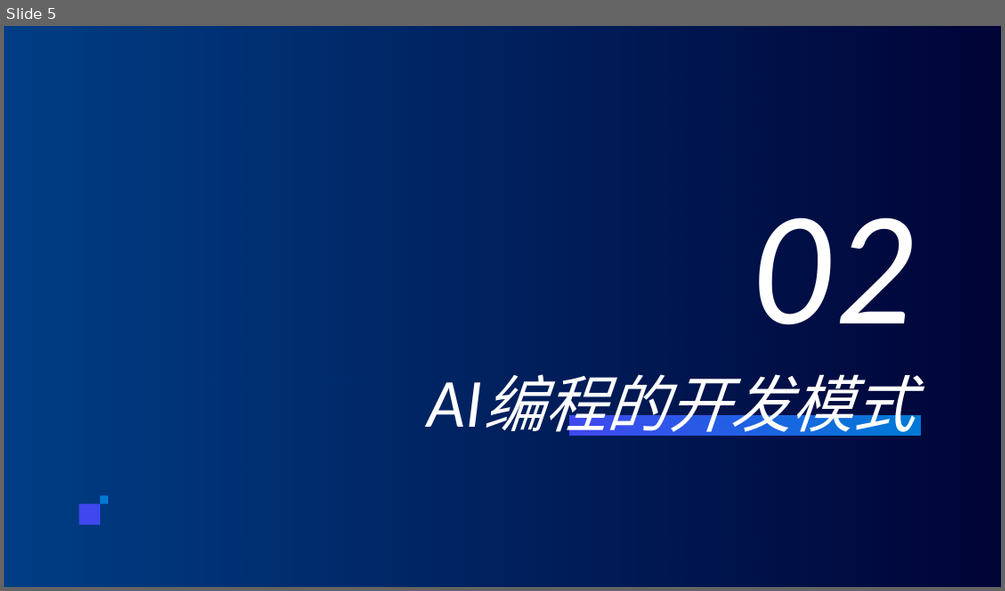
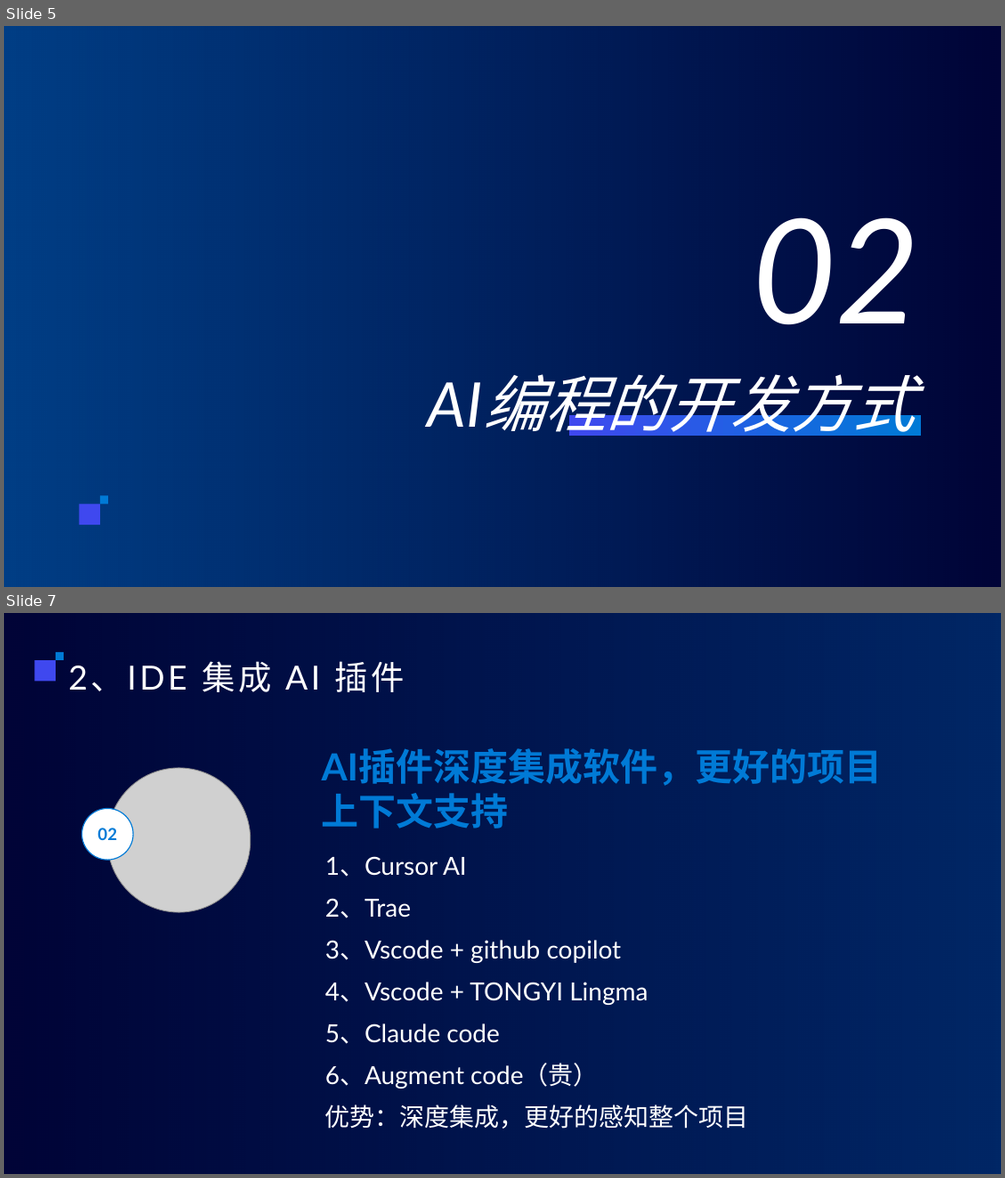
Before and after one commit to qq986063761/study, a slide deck: 分享/aiCode/ppt/AI编程.pptx. Shown one above the other, each under a label of ours: slide 5 before the commit, slides 5 and 7 after it; the slides between them are not shown. The pictures are 1005x591 and 1005x1178 pixels, drawn with LibreOffice and Linux fonts; fonts in the diff are those of the drawing; grey boxes stand for pictures; background and template pictures are left out. Boxes give left, top, right and bottom in pixels: in the first picture for what was removed or moved away, otherwise in the second. Text is boxed around its words. In the diff, an @@ line names an element or a change of style, - is before the commit and + after.

```diff
--- a/分享/aiCode/ppt/AI编程.pptx
+++ b/分享/aiCode/ppt/AI编程.pptx
@@ slide 7 added at (x1=4, y1=613, x2=1001, y2=1174), background picture (left out) @@
@@ rectangle added at (x1=4, y1=613, x2=1001, y2=1174), fill gradient #007AD6 @@
@@ rectangle added at (x1=34, y1=660, x2=56, y2=681), fill #3F48EF @@
@@ rectangle added at (x1=56, y1=652, x2=64, y2=660), fill #007AD6 @@
@@ title added at (x1=68, y1=661, x2=404, y2=692), 32 pt, text #FFFFFF @@
+2、IDE 集成 AI 插件
@@ picture added at (x1=107, y1=768, x2=250, y2=912) @@
@@ text added at (x1=322, y1=748, x2=882, y2=828), 36 pt, text #007AD6, bold @@
+AI插件深度集成软件，更好的项目上下文支持
@@ ellipse added at (x1=81, y1=808, x2=133, y2=860), fill #FFFFFF, outline #007AD6 1 pt, 16 pt, text #007AD6, bold @@
+02
@@ text added at (x1=325, y1=856, x2=749, y2=1128), 24 pt, text #FFFFFF @@
+1、Cursor AI
+2、Trae
+3、Vscode + github copilot
+4、Vscode + TONGYI Lingma
+5、Claude code
+6、Augment code（贵）
+优势：深度集成，更好的感知整个项目
@@ slide 5 changed as well @@
@@ title at (x1=393, y1=344, x2=921, y2=459): text changed @@
-AI编程的开发模式
+AI编程的开发方式
```
Also in this commit, not shown: 5 other slides changed, 9 other slides added, 8 slides removed, 5 other files.
